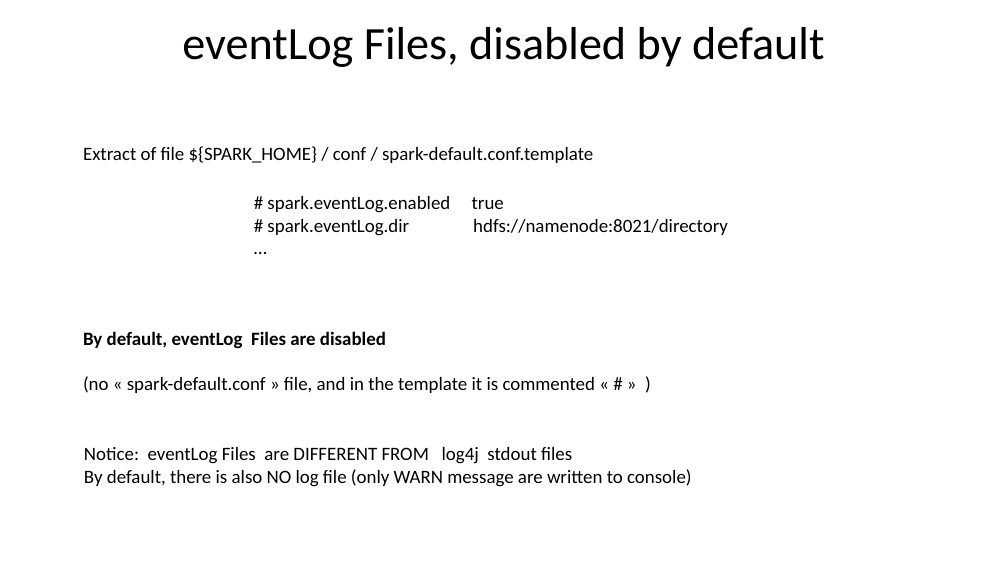
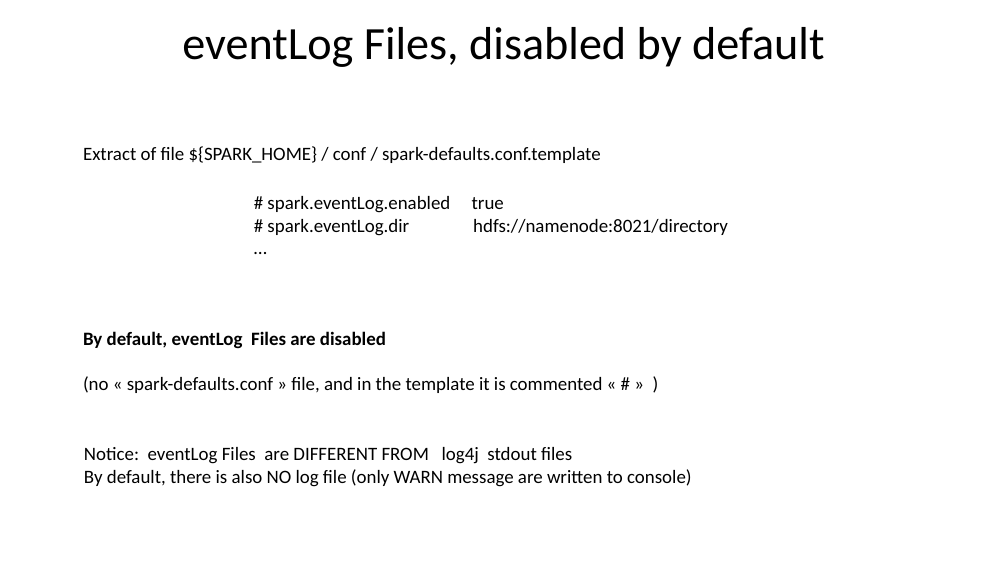
Before and after one commit to Arnaud-Nauwynck/presentations, a slide deck: slide 30 of pres-bigdata/12-sparkui-internals-plan-job-stage-task.pptx. Drawn at 1008x567 pixels with LibreOffice and Linux fonts; fonts in the diff are those of the drawing. Boxes give left, top, right and bottom in pixels: in the first picture for what was removed or moved away, otherwise in the second. Text is boxed around its words. In the diff, an @@ line names an element or a change of style, - is before the commit and + after.

```diff
--- a/pres-bigdata/12-sparkui-internals-plan-job-stage-task.pptx
+++ b/pres-bigdata/12-sparkui-internals-plan-job-stage-task.pptx
@@ text at <box>83,146,601,163</box>: text changed @@
-Extract of file ${SPARK_HOME} / conf / spark-default.conf.template
+Extract of file ${SPARK_HOME} / conf / spark-defaults.conf.template
@@ text at <box>83,376,603,393</box>: text changed @@
-(no « spark-default.conf » file, and in the template it is commented « # » )
+(no « spark-defaults.conf » file, and in the template it is commented « # » )
```
Also in this commit, not shown: 24 other slides changed, 12 other files.
